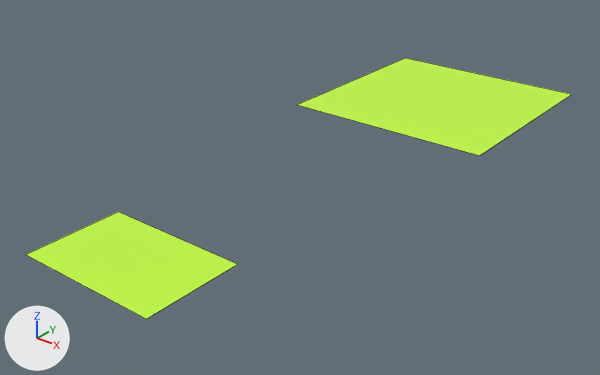
Renders of the Blender file art/field.blend from each side of a commit.
Camera for both pictures: a 50 mm lens placed at (193.0, -151.0, 142.0), pointed at (-8.0, 100.0, -14.0). Every picture has the same lights, and +X, +Y and +Z are marked at lower left. Mesh edges are drawn as thin lines.

Names of what the first picture shows: 'source', 'target'.
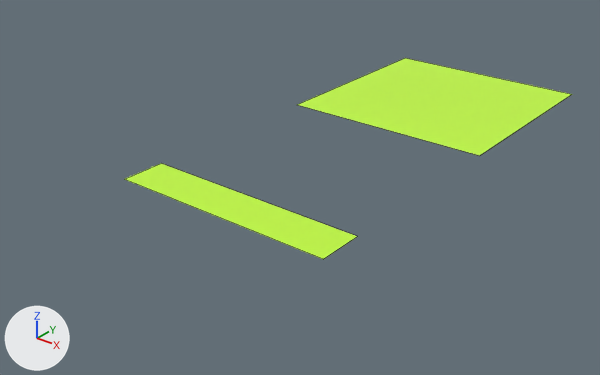
The newer file is also rescaled (x2.0), turned or shifted as a whole; pictures and numbers use the older file's frame.

What the commit changed:
me_plane_002 has 4 vertices, 1 face and spans x -60.0..60.0, y -20.0..20.0, z 0.0.
me_plane_002 is used by ob_source; location (0.0, 0.0, 0.0); scale (0.5, 1.0, 1.0).
Part 1, on me_plane_002:
Vertex 0 of me_plane_002 moves from (60.0, -20.0, 0.0) at pixel (146, 319) to (100.0, 40.0, 0.0) at pixel (323, 259).
Vertex 1 of me_plane_002 moves from (-60.0, -20.0, 0.0) at pixel (25, 254) to (-100.0, 40.0, 0.0) at pixel (124, 179).
Vertex 2 of me_plane_002 moves from (60.0, 20.0, 0.0) at pixel (237, 264) to (100.0, 60.0, 0.0) at pixel (357, 236).
Vertex 3 of me_plane_002 moves from (-60.0, 20.0, 0.0) at pixel (118, 211) to (-100.0, 60.0, 0.0) at pixel (161, 163).

Location of each change, (x1, y1, x2, y2) in pixels of the pictures (600 x 375 px):
'source', reshaped (10% wider, 10% shorter)
    before: (25, 212, 237, 319)
    after: (125, 163, 358, 259)
